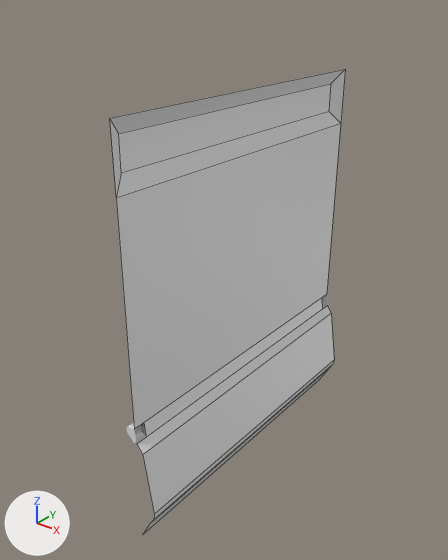
An edit to the FBX model Assets/Assets/ExecWall.fbx, drawn before and after from the same camera.
Camera for both pictures: a 50 mm lens placed at (5.19, -4.75, 5.03), pointed at (1.56, -0.21, 2.21). Every picture has the same lights, and +X, +Y and +Z are marked at lower left. The picture after the commit comes second. Mesh edges are drawn as thin lines on the coarser meshes.

Objects in the first picture: 'ExecWall.002' and 1 more.
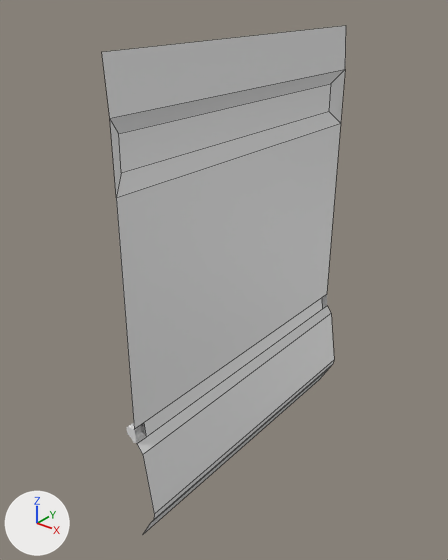
Pixel boxes (x1, y1, x2, y2) of what changed, in the pictures (448 x 560 px):
'ExecWall.002', reshaped (9% taller): before (110, 69, 345, 534); after (102, 26, 346, 534)
part 1 of me_cube_002, added: after (102, 26, 346, 118)

What the commit changed:
me_cube_002 is used by ob_execwall_002; location (1.79, 0.0, 0.89).
Verts and faces of me_cube_002; kept vertices keep their numbers, new ones are numbered from 30.
Before the commit, vertices of me_cube_002: 5 (-0.06, -1.73, 3.24) at pixel (109, 118), 6 (-0.06, 1.73, 3.24) at pixel (345, 69).
me_cube_002 had 30 vertices, 13 faces and spanned x -0.14..0.13, y -1.73..1.73, z -0.9..3.24.
me_cube_002 now has 32 vertices, 14 faces and spans x -0.14..0.13, y -1.73..1.73, z -0.9..3.68.
Part 1, on me_cube_002:
New vertex 30 is at (-0.09, -1.73, 3.68), pixel (101, 51).
New vertex 31 is at (-0.09, 1.73, 3.68), pixel (346, 25).
New faces: (5, 30, 31, 6).
